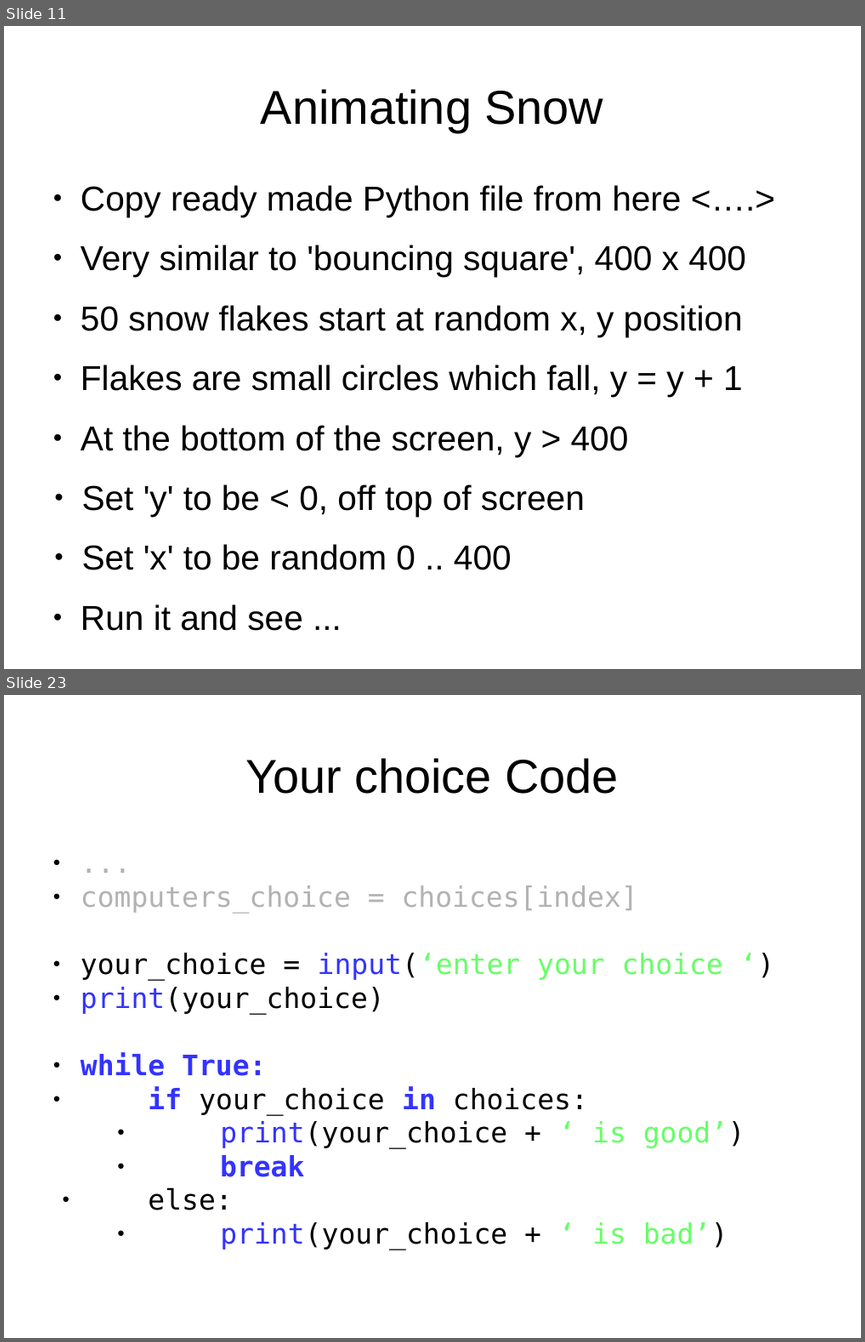
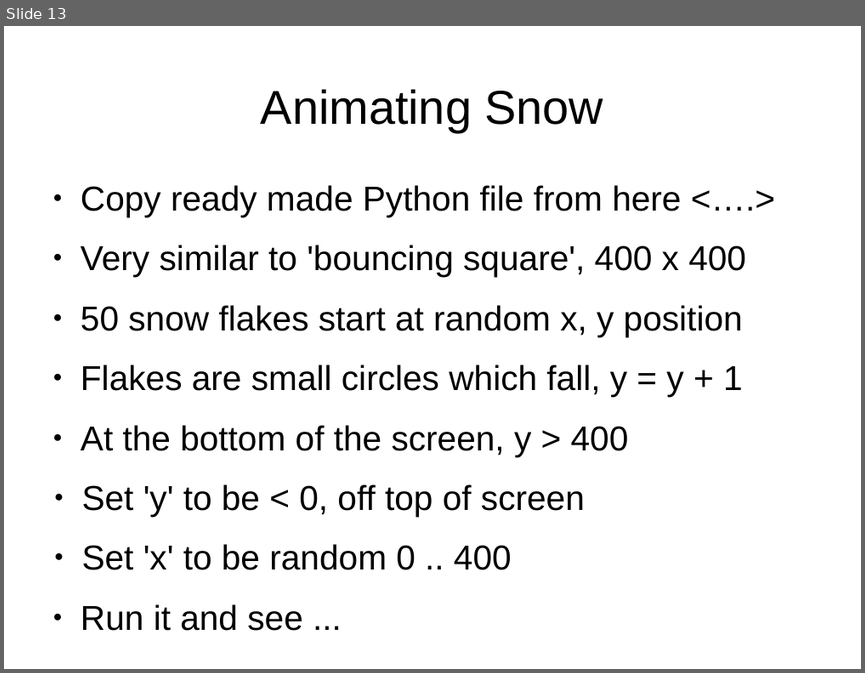
Before and after one commit to timzhood/python-rock, a slide deck: docs/bouncing_rectangle.odp. Shown one above the other, each under a label of ours: slides 11 and 23 before the commit, slide 13 after it; the slides between them are not shown. The pictures are 865x1342 and 865x673 pixels, drawn with LibreOffice and Linux fonts; fonts in the diff are those of the drawing. Boxes give left, top, right and bottom in pixels: in the first picture for what was removed or moved away, otherwise in the second. Text is boxed around its words. In the diff, an @@ line names an element or a change of style, - is before the commit and + after.

```diff
--- a/docs/bouncing_rectangle.odp
+++ b/docs/bouncing_rectangle.odp
@@ slide 23 removed at [4, 695, 861, 1338], background #FFFFFF @@
@@ text removed at [245, 758, 619, 794] @@
-Your choice Code
@@ text removed at [80, 885, 745, 1249] @@
-● ...
-● computers_choice = choices[index]
-● your_choice = input(‘enter your choice ‘)
-● print(your_choice)
-● while True:
-● if your_choice in choices:
-        ● print(your_choice + ‘ is good’)
-        ● break
-  ● else:
-        ● print(your_choice + ‘ is bad’)
@@ what was slide 11 is now slide 13 @@
```
Also in this commit, not shown: 2 slides added, 17 other slides removed, 2 other files.
